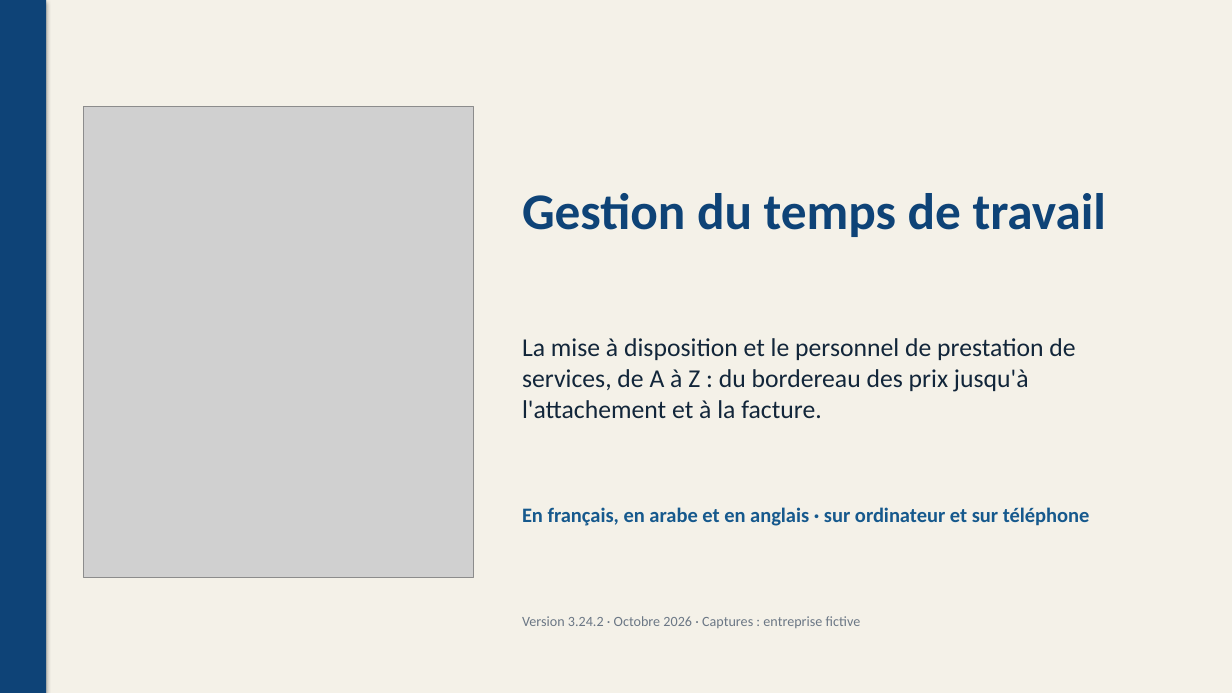
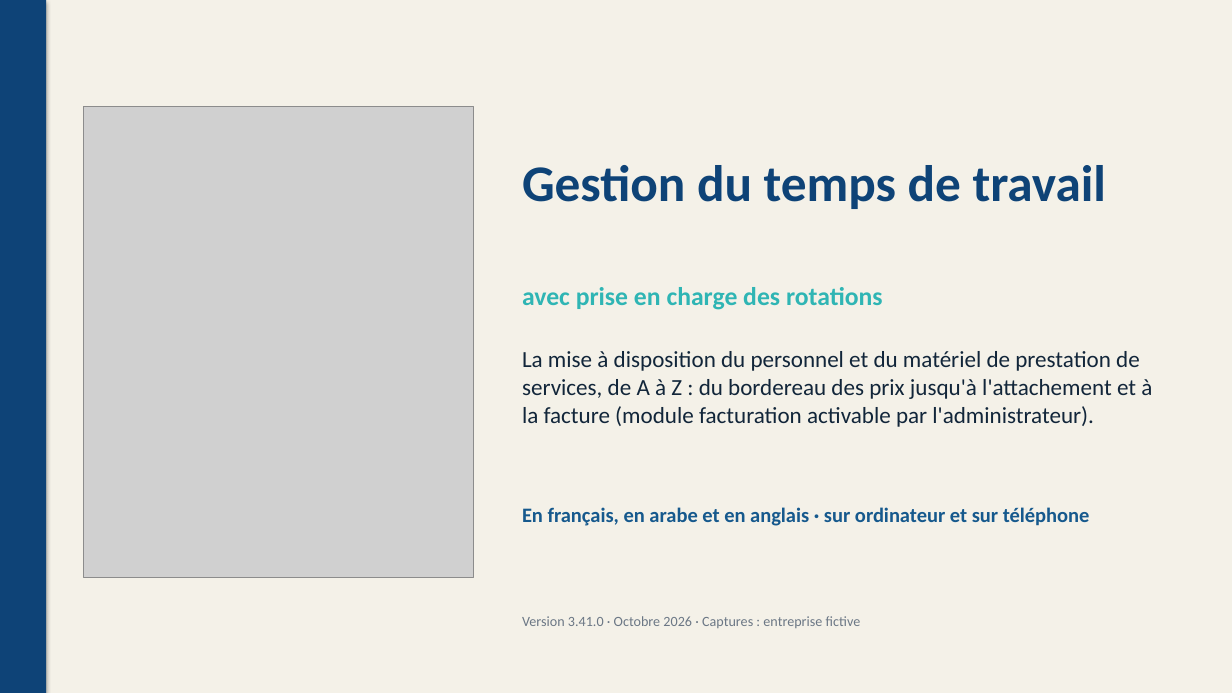
Before and after one commit to rayanem-dev/JawlaDev, a slide deck: slide 1 of assets/docs/Sijil-Presentation.pptx. Drawn at 1232x693 pixels with LibreOffice and Linux fonts; fonts in the diff are those of the drawing; grey boxes stand for pictures. Boxes give left, top, right and bottom in pixels: in the first picture for what was removed or moved away, otherwise in the second. Text is boxed around its words. In the diff, an @@ line names an element or a change of style, - is before the commit and + after.

```diff
--- a/assets/docs/Sijil-Presentation.pptx
+++ b/assets/docs/Sijil-Presentation.pptx
@@ text "Gestion du temps de travail": place and size @@
-text "Gestion du temps de travail" at [522,193,1106,237]
+text "Gestion du temps de travail" at [522,165,1106,209]
@@ text added at [522,287,883,310], 20 pt, text #2FB5B4, bold @@
+avec prise en charge des rotations
@@ text at [522,351,1152,427]: text changed; size 20 to 18 pt @@
-La mise à disposition et le personnel de prestation de services, de A à Z : du bordereau des prix jusqu'à l'attachement et à la facture.
+La mise à disposition du personnel et du matériel de prestation de services, de A à Z : du bordereau des prix jusqu'à l'attachement et à la facture (module facturation activable par l'administrateur).
@@ text at [522,616,861,628]: text changed @@
-Version 3.24.2 · Octobre 2026 · Captures : entreprise fictive
+Version 3.41.0 · Octobre 2026 · Captures : entreprise fictive
```
Also in this commit, not shown: 18 other slides changed, 2 slides added, 4 other files.
